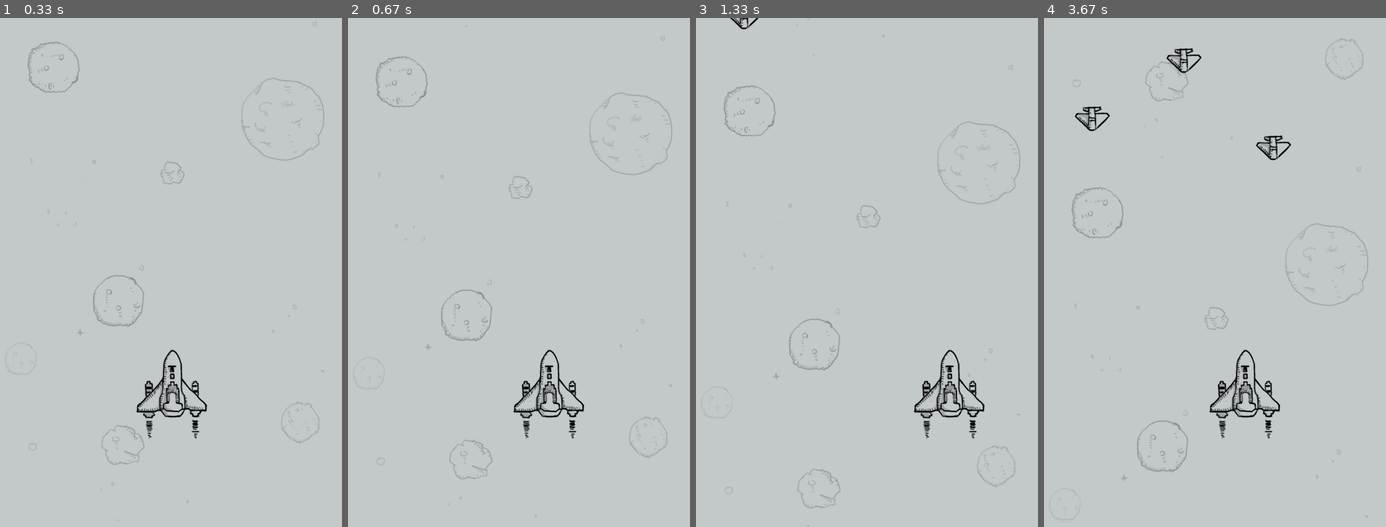
Above: before the commit, frames 1-4 (left to right).
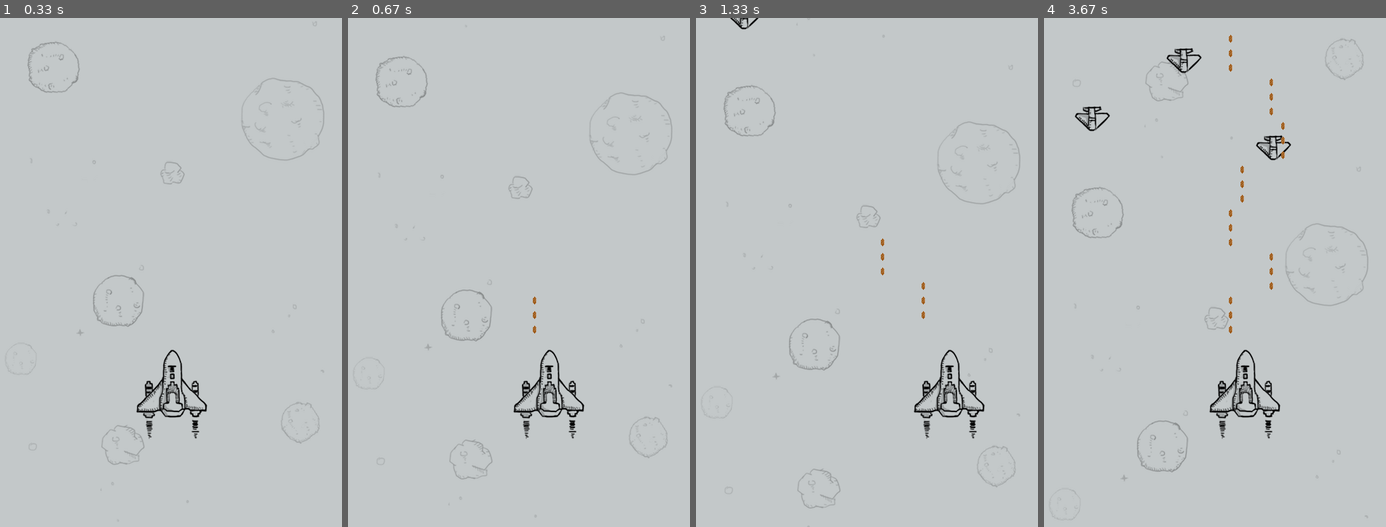
Above: after the commit, the same moments.

Repository: shuoshuren/PlaneWar
Game: pygame game, started from plane_main.py
Two runs of this game, one before a commit and one after it. Both use one fixed random seed, a clock stepped at 60 frames per second and the inputs below.
Inputs:
- Up to frame 1 (0.33 s): no input
- Up to frame 2 (0.67 s): hold Right from 0.33 s (still down)
- Up to frame 3 (1.33 s): release Right at 0.8 s; hold Right 0.83-1.3 s
- Up to frame 4 (3.67 s): hold Left 1.33-1.87 s; hold Left 1.9-2.3 s; hold Right 2.33-2.97 s; hold Left 3-3.47 s; hold Right from 3.5 s (still down)

Frame 1 is identical in both runs. In frame 2, less than 0.1% of the frame differs, in the area x 54-56%, y 54-62%; in frame 3, less than 0.1%; in frame 4, 0.3%, in the area x 54-71%, y 3-62%.

Commit message:
英雄发射子弹

Diff:
--- a/plane_main.py
+++ b/plane_main.py
@@ -16,6 +16,8 @@
 
         # 4.设置定时器事件，创建敌机
         pygame.time.set_timer(CREATE_ENEMY_EVENT, 1000)
+        # 设置定时器，发射子弹
+        pygame.time.set_timer(HERO_FIRE_EVENT, 500)
 
     def __create_sprites(self):
 
@@ -62,6 +64,8 @@
                 self.enemy_group.add(enemy)
             # elif event.type == pygame.KEYDOWN and event.key == pygame.K_RIGHT:
             #     print("向右边移动...")
+            elif event.type == HERO_FIRE_EVENT:
+                self.hero.fire()
 
         # 使用键盘提供的方法获取键盘按键
         keys_pressed = pygame.key.get_pressed()
@@ -89,6 +93,9 @@
         self.hero_group.update()
         self.hero_group.draw(self.screen)
 
+        self.hero.bullets.update()
+        self.hero.bullets.draw(self.screen)
+
     @staticmethod
     def __game_over():
         print("游戏结束")
--- a/plane_sprites.py
+++ b/plane_sprites.py
@@ -7,9 +7,11 @@
 FPS = 60
 # 敌机出现的事件id
 CREATE_ENEMY_EVENT = pygame.USEREVENT
+# 英雄发射子弹事件
+HERO_FIRE_EVENT = pygame.USEREVENT + 1
 
 
-class GameSpite(pygame.sprite.Sprite):
+class GameSprite(pygame.sprite.Sprite):
     """飞机大战游戏精灵"""
 
     def __init__(self, image_name, speed=1):
@@ -25,7 +27,7 @@
         self.rect.y += self.speed
 
 
-class BackGround(GameSpite):
+class BackGround(GameSprite):
     """游戏背景精灵"""
 
     def __init__(self, is_alt=False):
@@ -44,7 +46,7 @@
             self.rect.y = -self.rect.height
 
 
-class Enemy(GameSpite):
+class Enemy(GameSprite):
     """敌机精灵"""
 
     def __init__(self):
@@ -71,7 +73,7 @@
         print("敌机挂了 %s" % self.rect)
 
 
-class Hero(GameSpite):
+class Hero(GameSprite):
     """英雄精灵"""
 
     def __init__(self):
@@ -83,6 +85,9 @@
         self.rect.centerx = SCREEN_RECT.centerx
         self.rect.bottom = SCREEN_RECT.bottom - 120
 
+        # 创建字段的精灵组
+        self.bullets = pygame.sprite.Group()
+
     def update(self):
 
         # 英雄在水平方向移动
@@ -93,3 +98,34 @@
             self.rect.x = 0
         elif self.rect.right > SCREEN_RECT.width:
             self.rect.right = SCREEN_RECT.width
+
+    def fire(self):
+        """发射子弹"""
+
+        for i in (0, 1, 2):
+            # 1.创建子弹精灵
+            bullet = Bullet()
+            # 2.设置子弹初始位置
+            bullet.rect.bottom = self.rect.y - i * 20
+            bullet.rect.centerx = self.rect.centerx
+            # 3.将子弹添加到精灵组
+            self.bullets.add(bullet)
+
+
+class Bullet(GameSprite):
+    """子弹精灵"""
+
+    def __init__(self):
+        # 调用父类方法，设置子弹图片，设置初始速度
+        super().__init__("./images/bullet1.png", -2)
+
+    def update(self):
+        # 调用父类方法，让子弹沿着垂直方向飞行
+        super().update()
+
+        # 判断子弹是否飞出屏幕
+        if self.rect.bottom < 0:
+            self.kill()
+
+    def __del__(self):
+        print("子弹被销毁")
--- a/xc_11_演练精灵.py
+++ b/xc_11_演练精灵.py
@@ -25,8 +25,8 @@
 hero_rect = pygame.Rect(150, 500, 102, 126)
 
 # 创建敌机的精灵
-enemy = GameSpite("./images/enemy1.png")
-enemy1 = GameSpite("./images/enemy1.png", 2)
+enemy = GameSprite("./images/enemy1.png")
+enemy1 = GameSprite("./images/enemy1.png", 2)
 
 # 创建敌机的精灵组
 enemy_group = pygame.sprite.Group(enemy, enemy1)
